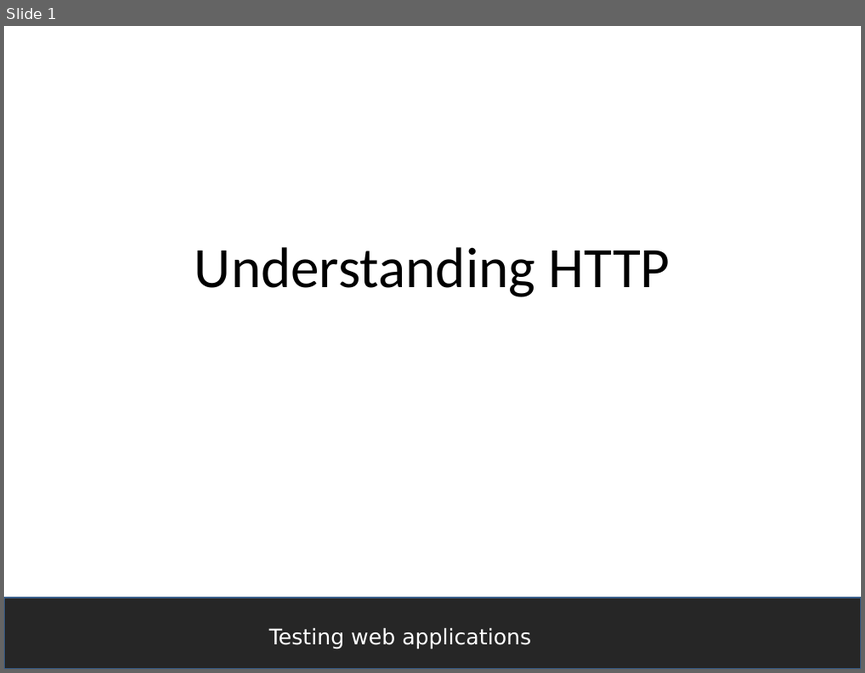
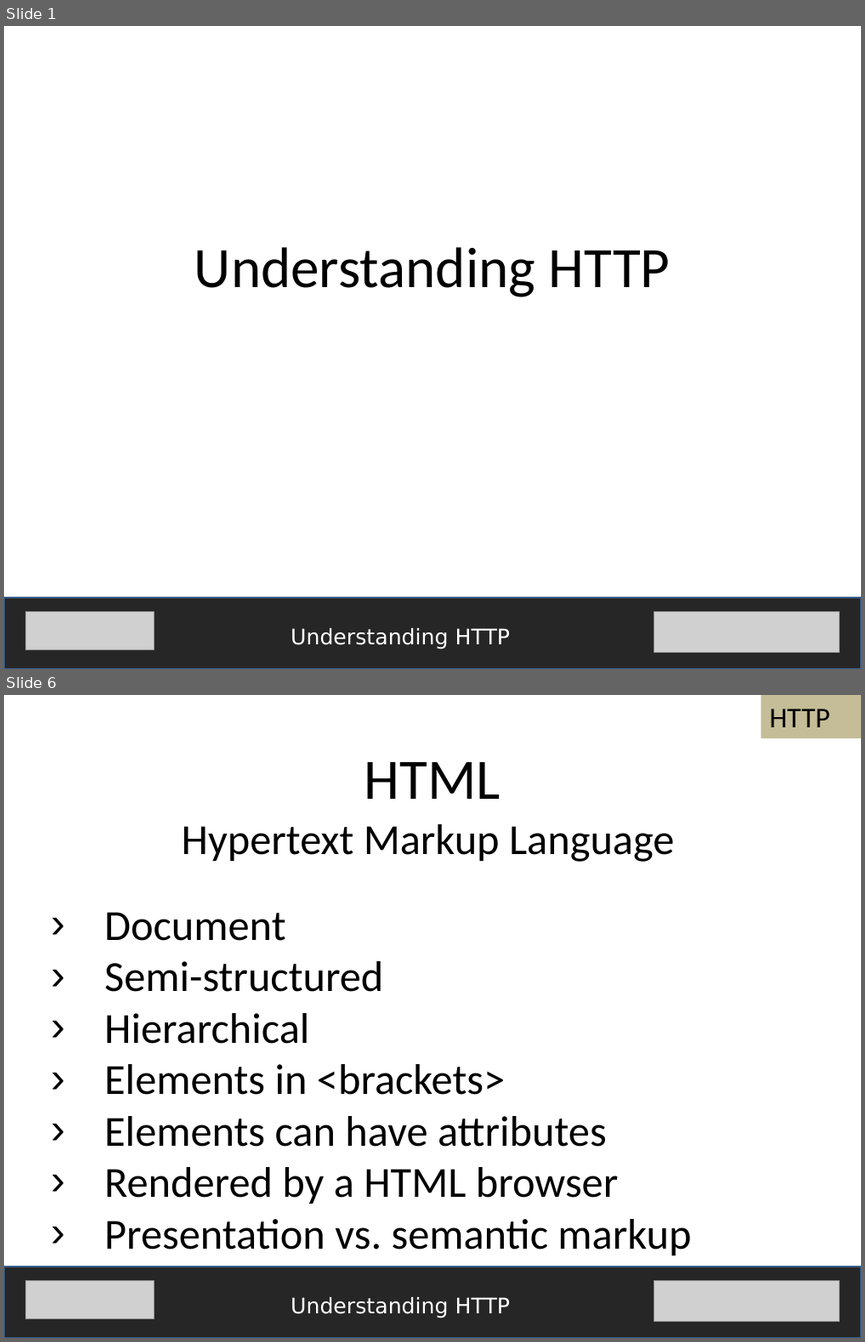
Before and after one commit to fijiaaron/testing-web-apps-and-services, a slide deck: presentations/Understanding HTTP.pptx. Shown one above the other, each under a label of ours: slide 1 before the commit, slides 1 and 6 after it; the slides between them are not shown. The pictures are 865x673 and 865x1342 pixels, drawn with LibreOffice and Linux fonts; fonts in the diff are those of the drawing; grey boxes stand for pictures. Boxes give left, top, right and bottom in pixels: in the first picture for what was removed or moved away, otherwise in the second. Text is boxed around its words. In the diff, an @@ line names an element or a change of style, - is before the commit and + after.

Commit message:
finished understanding web services presentation

```diff
--- a/presentations/Understanding HTTP.pptx
+++ b/presentations/Understanding HTTP.pptx
@@ slide 6 added at [4,695,861,1338], background #FFFFFF @@
@@ rectangle added at [760,695,861,737], fill #C4BD97, 24 pt, text #000000 @@
+HTTP
@@ text added at [364,762,500,799], 48 pt, text #000000 @@
+HTML
@@ text added at [104,824,691,1255], 36 pt, text #000000 @@
+Hypertext Markup Language
+› Document
+› Semi-structured
+› Hierarchical
+› Elements in <brackets>
+› Elements can have attributes
+› Rendered by a HTML browser
+› Presentation vs. semantic markup
@@ rectangle added at [4,1266,861,1338], fill #262626, outline #3A5F8C 2 pt @@
@@ picture added at [25,1280,154,1319] @@
@@ picture added at [653,1280,840,1321] @@
@@ text added at [290,1297,510,1318], 18 pt, text #FFFFFF @@
+Understanding HTTP
@@ slide 1 changed as well @@
@@ picture added at [25,611,154,650] @@
@@ picture added at [653,611,840,652] @@
@@ text at [290,628,510,649]: text changed @@
-Testing web applications
+Understanding HTTP
```
Also in this commit, not shown: 20 other slides added, 2 other files.
